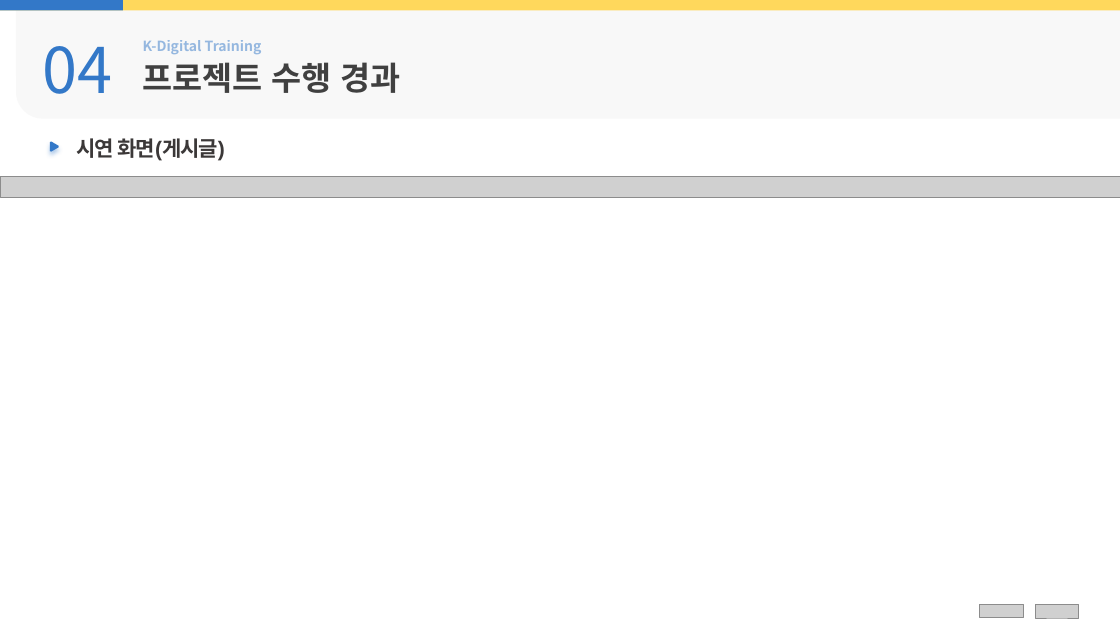
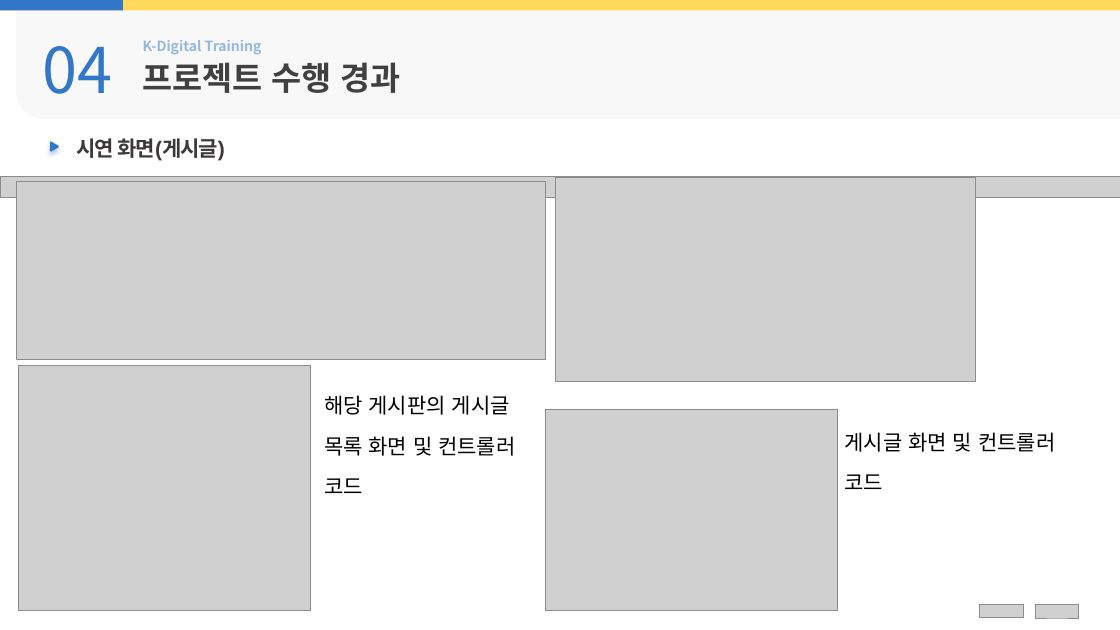
Before and after one commit to juhyeonjong2/EzenCompany, a slide deck: slide 18 of Documents/8. 발표/3. KDT 결과보고서/결과보고서_B팀(클라우드 기반 Spring Framework를 활용한 기업 커뮤니티 시스템).pptx. Drawn at 1120x630 pixels with LibreOffice and Linux fonts; fonts in the diff are those of the drawing; grey boxes stand for pictures; background and template pictures are left out. Boxes give left, top, right and bottom in pixels: in the first picture for what was removed or moved away, otherwise in the second. Text is boxed around its words. In the diff, an @@ line names an element or a change of style, - is before the commit and + after.

```diff
--- a/Documents/8. 발표/3. KDT 결과보고서/결과보고서_B팀(클라우드 기반 Spring Framework를 활용한 기업 커뮤니티 시스템).pptx
+++ b/Documents/8. 발표/3. KDT 결과보고서/결과보고서_B팀(클라우드 기반 Spring Framework를 활용한 기업 커뮤니티 시스템).pptx
@@ picture added at [556, 177, 976, 381] @@
@@ picture added at [16, 181, 545, 360] @@
@@ picture added at [18, 365, 310, 611] @@
@@ text added at [324, 395, 515, 493], 18 pt, text #000000 @@
+해당 게시판의 게시글 목록 화면 및 컨트롤러 코드
@@ picture added at [545, 409, 838, 611] @@
@@ text added at [844, 432, 1055, 489], 18 pt, text #000000 @@
+게시글 화면 및 컨트롤러 코드
```
Also in this commit, not shown: 6 other slides changed.
